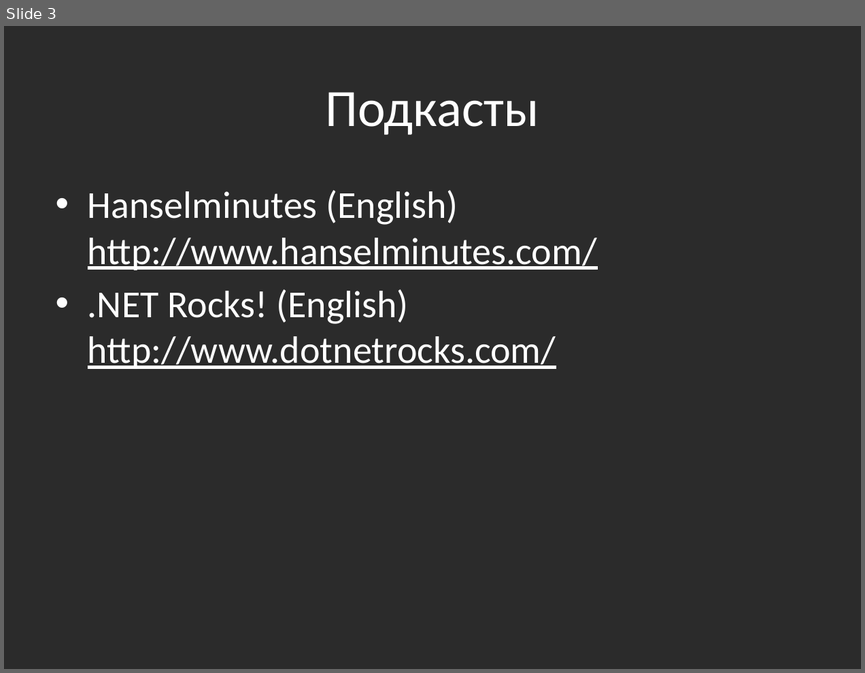
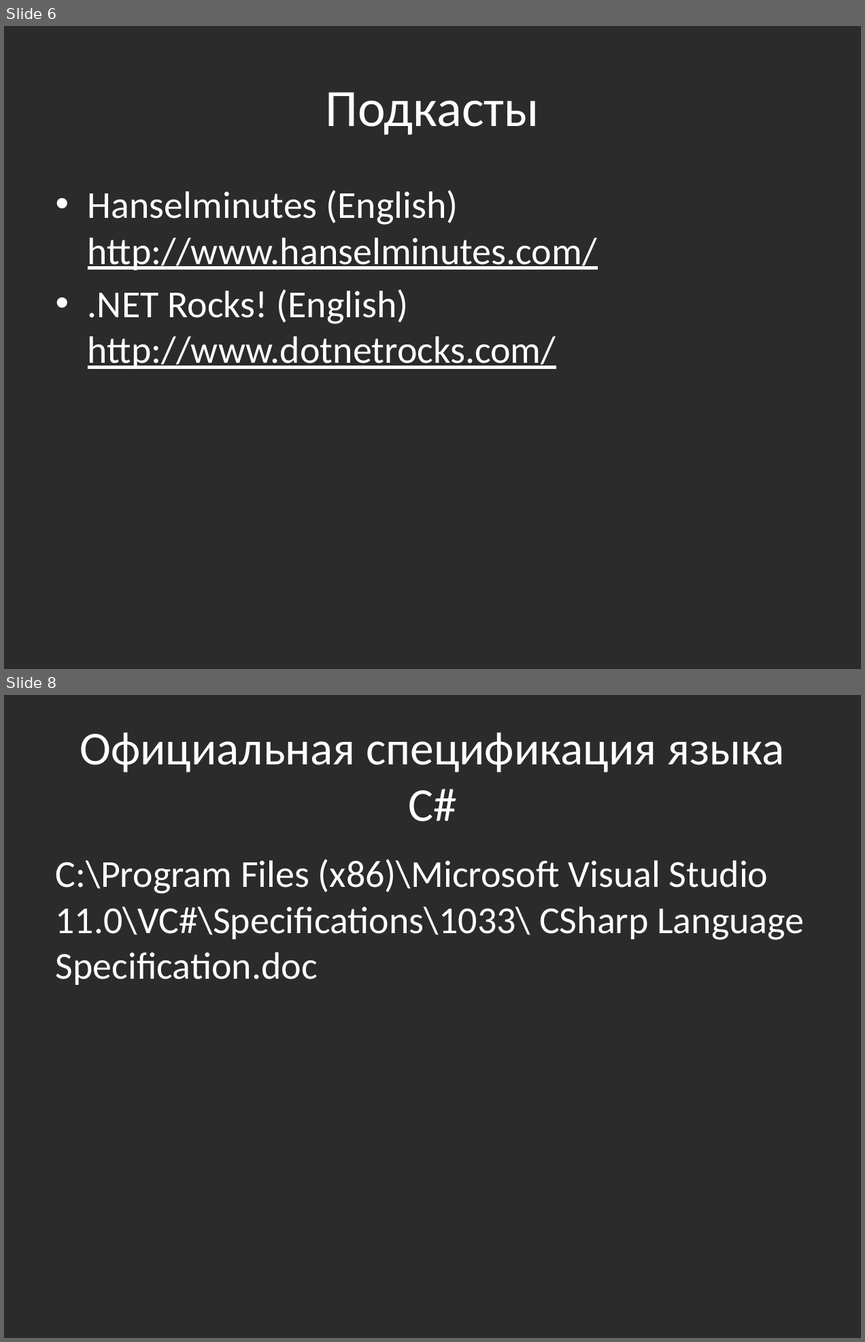
Before and after one commit to bazile/Training, a slide deck: Presentation/that-is-all-folks.pptx. Shown one above the other, each under a label of ours: slide 3 before the commit, slides 6 and 8 after it; the slides between them are not shown. The pictures are 865x673 and 865x1342 pixels, drawn with LibreOffice and Linux fonts; fonts in the diff are those of the drawing; background and template pictures are left out; a plain dark background stands for a picture behind light text. Boxes give left, top, right and bottom in pixels: in the first picture for what was removed or moved away, otherwise in the second. Text is boxed around its words. In the diff, an @@ line names an element or a change of style, - is before the commit and + after.

```diff
--- a/Presentation/that-is-all-folks.pptx
+++ b/Presentation/that-is-all-folks.pptx
@@ slide 8 added at (4, 695, 861, 1338), background picture (left out) @@
@@ title added at (79, 732, 785, 821), 39.6 pt, text #FFFFFF @@
+Официальная спецификация языка C#
@@ text added at (56, 859, 804, 985), 32 pt, text #FFFFFF @@
+C:\Program Files (x86)\Microsoft Visual Studio 11.0\VC#\Specifications\1033\ CSharp Language Specification.doc
@@ what was slide 3 is now slide 6 @@
```
Also in this commit, not shown: 1 slide changed, 4 other slides added, 5 other files.
